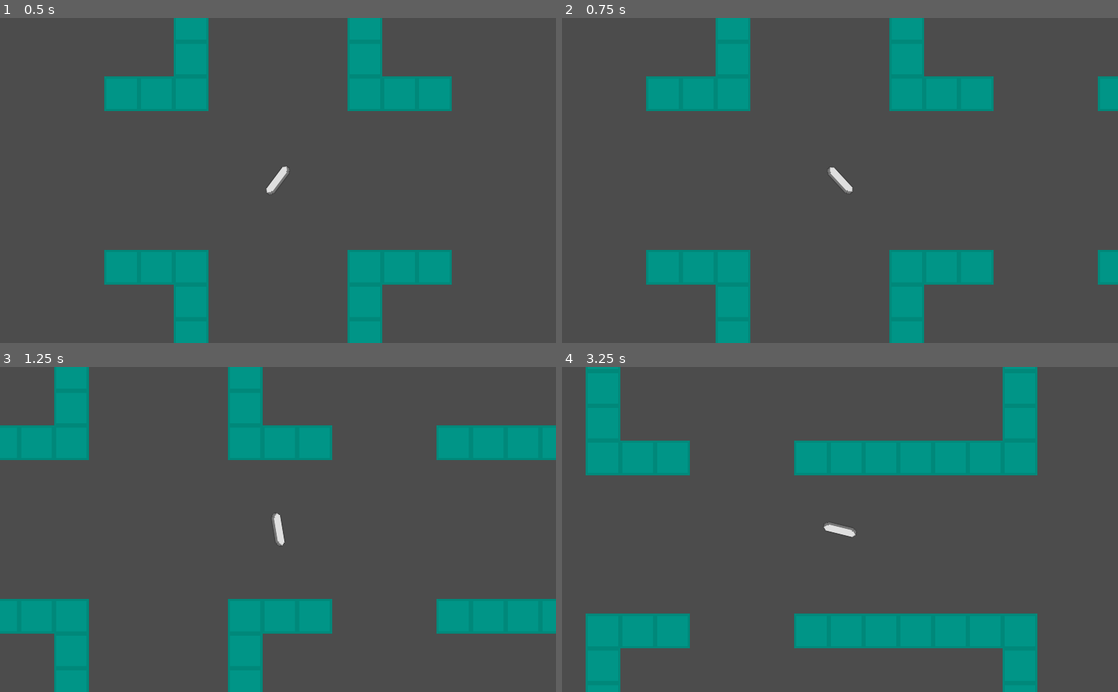
Above: before the commit, frames 1-4 (two rows, left to right).
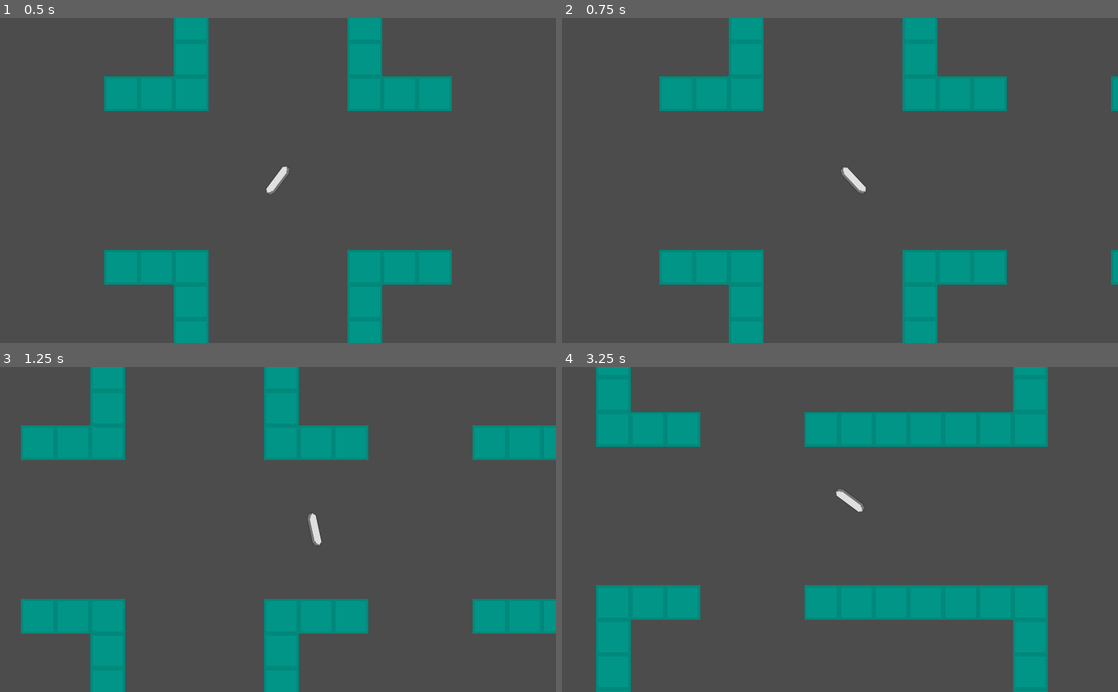
Above: after the commit, the same moments.

Repository: Aidunlin/PaddleBattle
Game: Godot game, scene res://Main.tscn
The game is run twice, just before and just after one commit, with the same random seed, the same clock (stepped at 60 frames per second) and the same inputs.
Inputs (mouse positions are in pixels of both pictures, inside the frame that each line leads up to):
- Up to frame 1 (0.5 s): no input
- Up to frame 2 (0.75 s): move the mouse to (962, 164) at 0.52 s; hold Right (ui_right) from 0.53 s (still down)
- Up to frame 3 (1.25 s): keep holding Right (ui_right)
- Up to frame 4 (3.25 s): move the mouse to (728, 545) at 1.27 s; release Right (ui_right) at 1.28 s; hold Down (ui_down) 1.28-2.03 s; move the mouse to (895, 458) at 2.02 s; hold Right (ui_right) 2.03-2.78 s; move the mouse to (812, 594) at 2.77 s; hold Up (ui_up) from 2.78 s (still down)

Frame 1 is identical in both runs. In frame 2, 6.2% of the frame differs, in the area x 15-99%, y 0-100%; in frame 3, 16%; in frame 4, 23%, in the area x 4-88%, y 0-100%.

Commit message:
Smoothify camera, fix (?) jitter

Diff:
--- a/Player.gd
+++ b/Player.gd
@@ -5,7 +5,7 @@
 export var friction = 0.05
 var velocity = Vector2.ZERO
 
-func _physics_process(delta):
+func _physics_process(_delta):
 	var input_velocity = Vector2.ZERO
 	input_velocity.x += float(Input.is_action_pressed("ui_right"))
 	input_velocity.x -= float(Input.is_action_pressed("ui_left"))
--- a/Player.tscn
+++ b/Player.tscn
@@ -3,8 +3,9 @@
 [ext_resource path="res://paddle.png" type="Texture" id=1]
 [ext_resource path="res://Player.gd" type="Script" id=2]
 
-[sub_resource type="CircleShape2D" id=1]
-radius = 32.0983
+[sub_resource type="CapsuleShape2D" id=1]
+radius = 10.5788
+height = 45.4403
 
 [node name="Player" type="KinematicBody2D"]
 script = ExtResource( 2 )
@@ -17,3 +18,4 @@
 
 [node name="Camera2D" type="Camera2D" parent="."]
 current = true
+smoothing_enabled = true
--- a/project.godot
+++ b/project.godot
@@ -73,6 +73,10 @@
  ]
 }
 
+[physics]
+
+common/physics_jitter_fix=1.0
+
 [rendering]
 
 environment/default_environment="res://default_env.tres"
